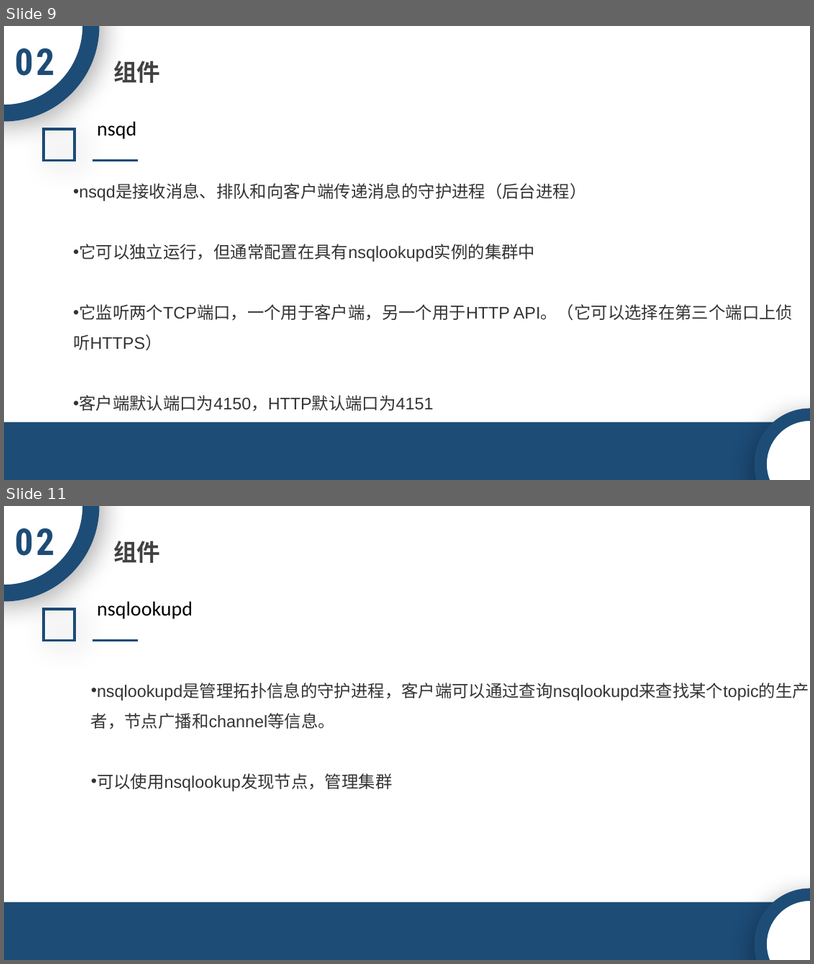
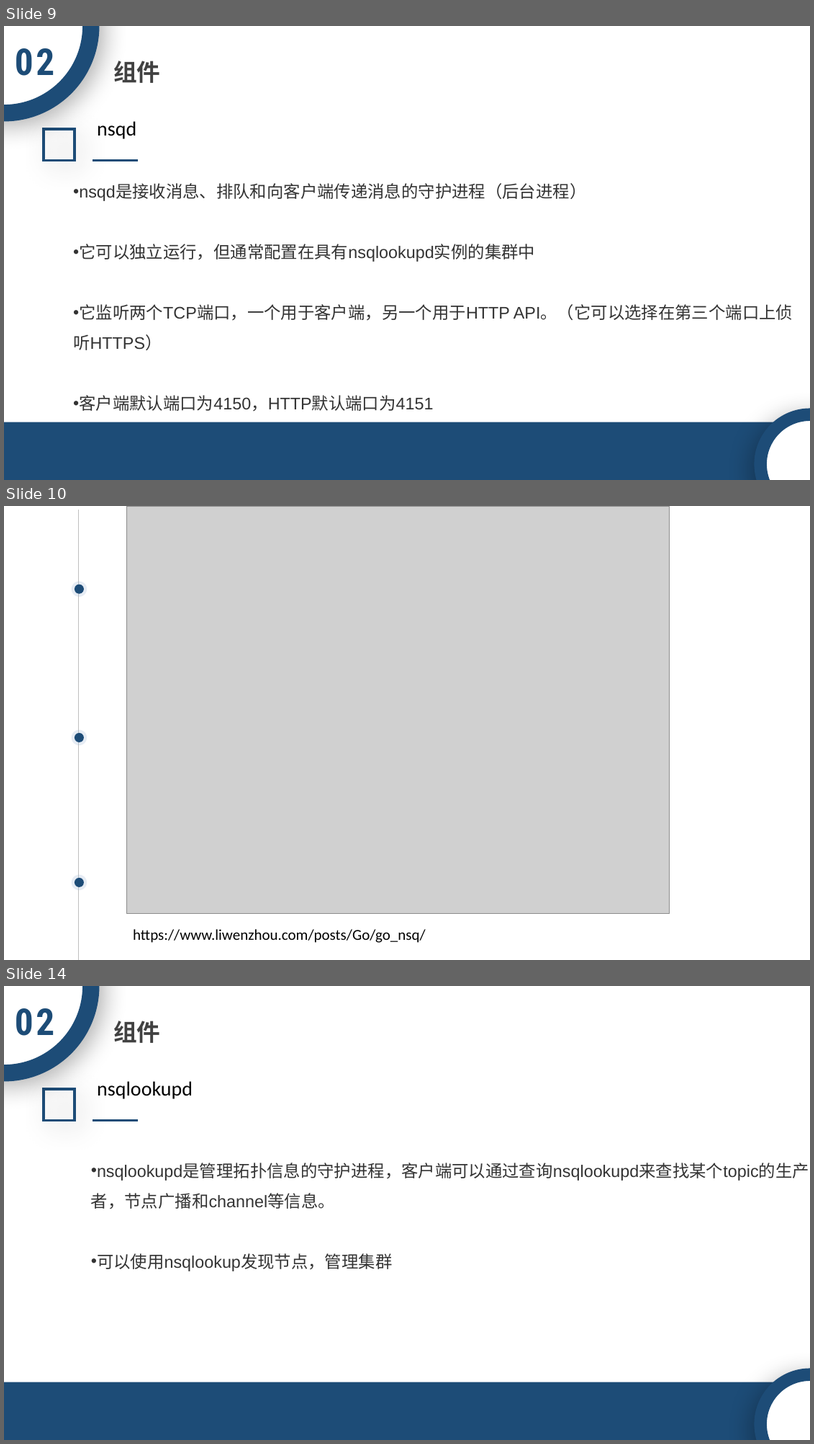
Before and after one commit to ACTSysGroup/Dev-Club, a slide deck: back-end/中间件/NSQ.pptx. Shown one above the other, each under a label of ours: slides 9 and 11 before the commit, slides 9, 10 and 14 after it; the slides between them are not shown. The pictures are 814x964 and 814x1444 pixels, drawn with LibreOffice and Linux fonts; fonts in the diff are those of the drawing; grey boxes stand for pictures; background and template pictures are left out. Boxes give left, top, right and bottom in pixels: in the first picture for what was removed or moved away, otherwise in the second. Text is boxed around its words. In the diff, an @@ line names an element or a change of style, - is before the commit and + after.

```diff
--- a/back-end/中间件/NSQ.pptx
+++ b/back-end/中间件/NSQ.pptx
@@ slide 10 added at (4, 506, 810, 960), background picture (left out) @@
@@ line added from (78, 510) to (78, 960), #BFBFBF 0.5 pt @@
@@ picture added at (127, 506, 669, 913) @@
@@ ellipse added at (72, 581, 88, 597), fill #9FB8D6 at 26% opacity @@
@@ ellipse added at (75, 584, 85, 594), fill #1D4C77 @@
@@ ellipse added at (72, 730, 88, 746), fill #9FB8D6 at 26% opacity @@
@@ ellipse added at (75, 733, 85, 743), fill #1D4C77 @@
@@ ellipse added at (72, 875, 88, 890), fill #9FB8D6 at 26% opacity @@
@@ ellipse added at (75, 878, 85, 887), fill #1D4C77 @@
@@ text added at (133, 929, 425, 942), 18 pt, text #000000 @@
+https://www.liwenzhou.com/posts/Go/go_nsq/
@@ what was slide 11 is now slide 14 @@
```
Also in this commit, not shown: 3 other slides added, 1 slide removed.
